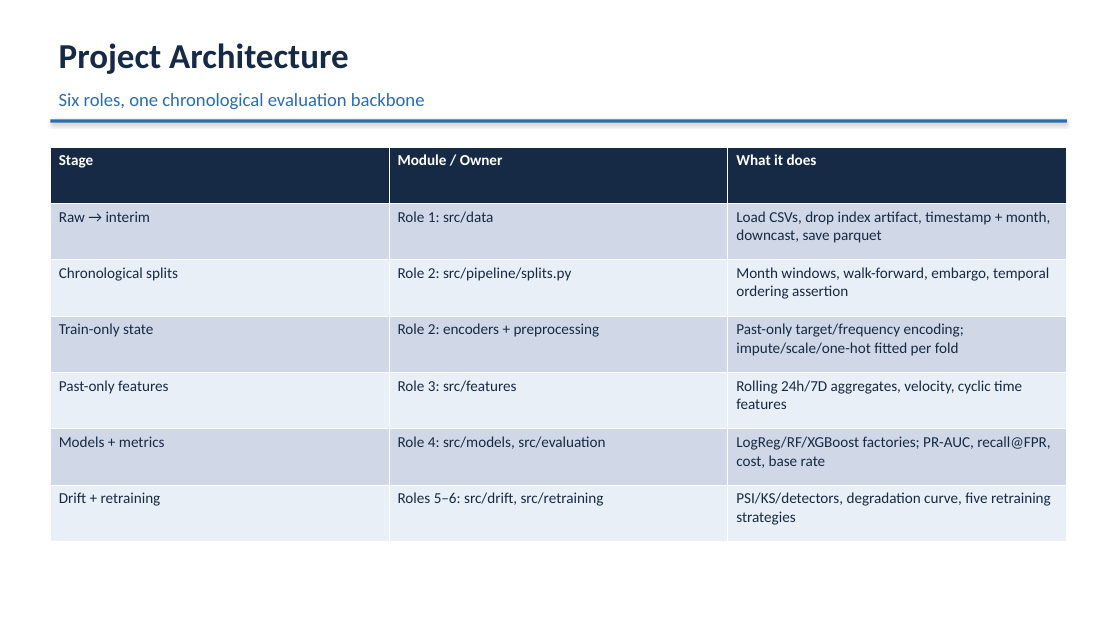
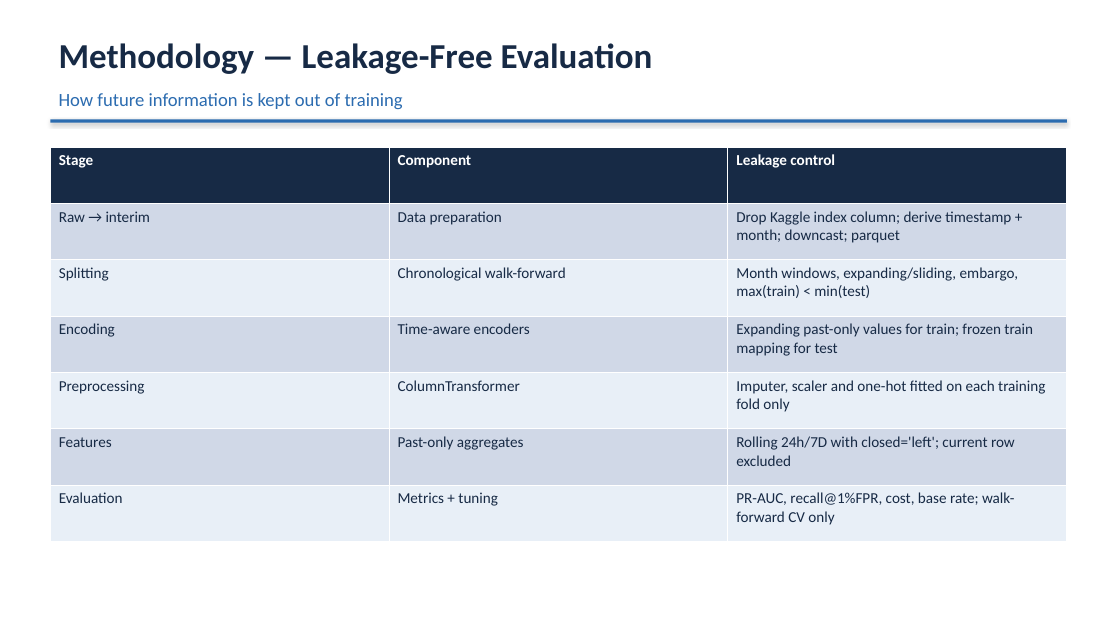
Before and after one commit to Samakshg11/fraud-drift-detection, a slide deck: slide 4 of docs/project_presentation.pptx. Drawn at 1120x630 pixels with LibreOffice and Linux fonts; fonts in the diff are those of the drawing. Boxes give left, top, right and bottom in pixels: in the first picture for what was removed or moved away, otherwise in the second. Text is boxed around its words. In the diff, an @@ line names an element or a change of style, - is before the commit and + after.

Commit message:
docs: reframe presentation as project-level, remove role-based slides

```diff
--- a/docs/project_presentation.pptx
+++ b/docs/project_presentation.pptx
@@ text at bbox=[59, 43, 653, 74]: text changed @@
-Project Architecture
+Methodology — Leakage-Free Evaluation
@@ text at bbox=[59, 93, 403, 109]: text changed @@
-Six roles, one chronological evaluation backbone
+How future information is kept out of training
@@ table at bbox=[50, 147, 1066, 542] @@
-row 1, column 2: Module / Owner
+row 1, column 2: Component
-row 1, column 3: What it does
+row 1, column 3: Leakage control
-row 2, column 2: Role 1: src/data
+row 2, column 2: Data preparation
-row 2, column 3: Load CSVs, drop index artifact, timestamp + month, downcast, save parquet
+row 2, column 3: Drop Kaggle index column; derive timestamp + month; downcast; parquet
-row 3: Chronological splits | Role 2: src/pipeline/splits.py | Month windows, walk-forward, embargo, temporal ordering assertion
+row 3: Splitting | Chronological walk-forward | Month windows, expanding/sliding, embargo, max(train) < min(test)
-row 4: Train-only state | Role 2: encoders + preprocessing | Past-only target/frequency encoding; impute/scale/one-hot fitted per fold
+row 4: Encoding | Time-aware encoders | Expanding past-only values for train; frozen train mapping for test
-row 5: Past-only features | Role 3: src/features | Rolling 24h/7D aggregates, velocity, cyclic time features
+row 5: Preprocessing | ColumnTransformer | Imputer, scaler and one-hot fitted on each training fold only
-row 6: Models + metrics | Role 4: src/models, src/evaluation | LogReg/RF/XGBoost factories; PR-AUC, recall@FPR, cost, base rate
+row 6: Features | Past-only aggregates | Rolling 24h/7D with closed='left'; current row excluded
-row 7: Drift + retraining | Roles 5–6: src/drift, src/retraining | PSI/KS/detectors, degradation curve, five retraining strategies
+row 7: Evaluation | Metrics + tuning | PR-AUC, recall@1%FPR, cost, base rate; walk-forward CV only
```
Also in this commit, not shown: 3 other slides changed, 1 slide added, 1 slide removed, 4 other files.
